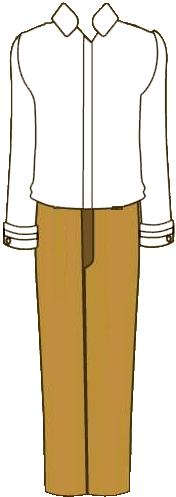
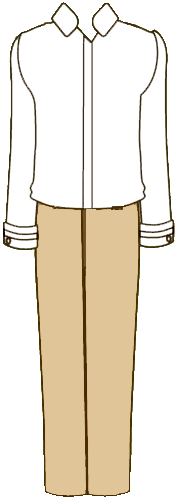
Before/after of a 176 x 497 layered artwork. What changed in the layer stack:
painted on "Layer 5" over left=37, top=204, right=139, bottom=496
painted on "Layer 1" over left=37, top=204, right=139, bottom=496
